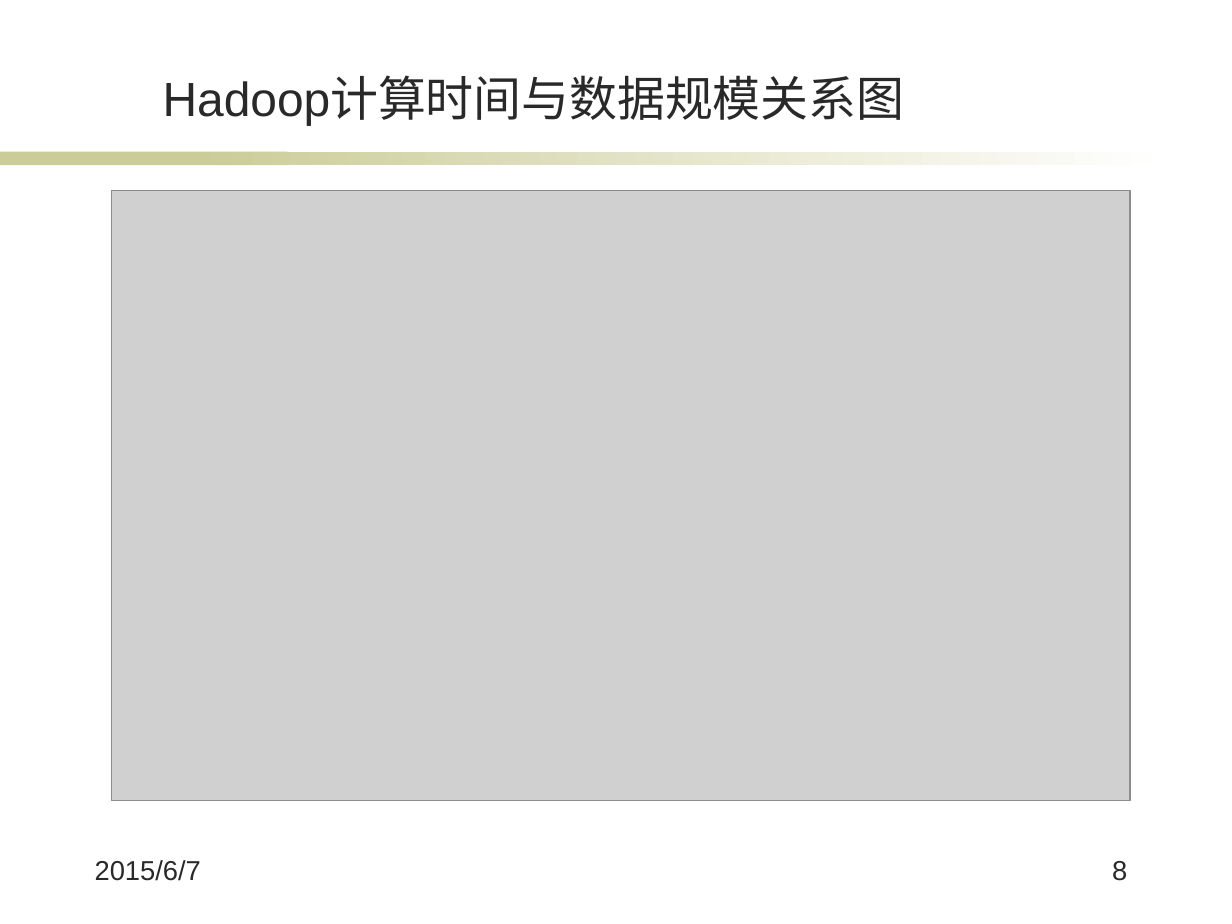
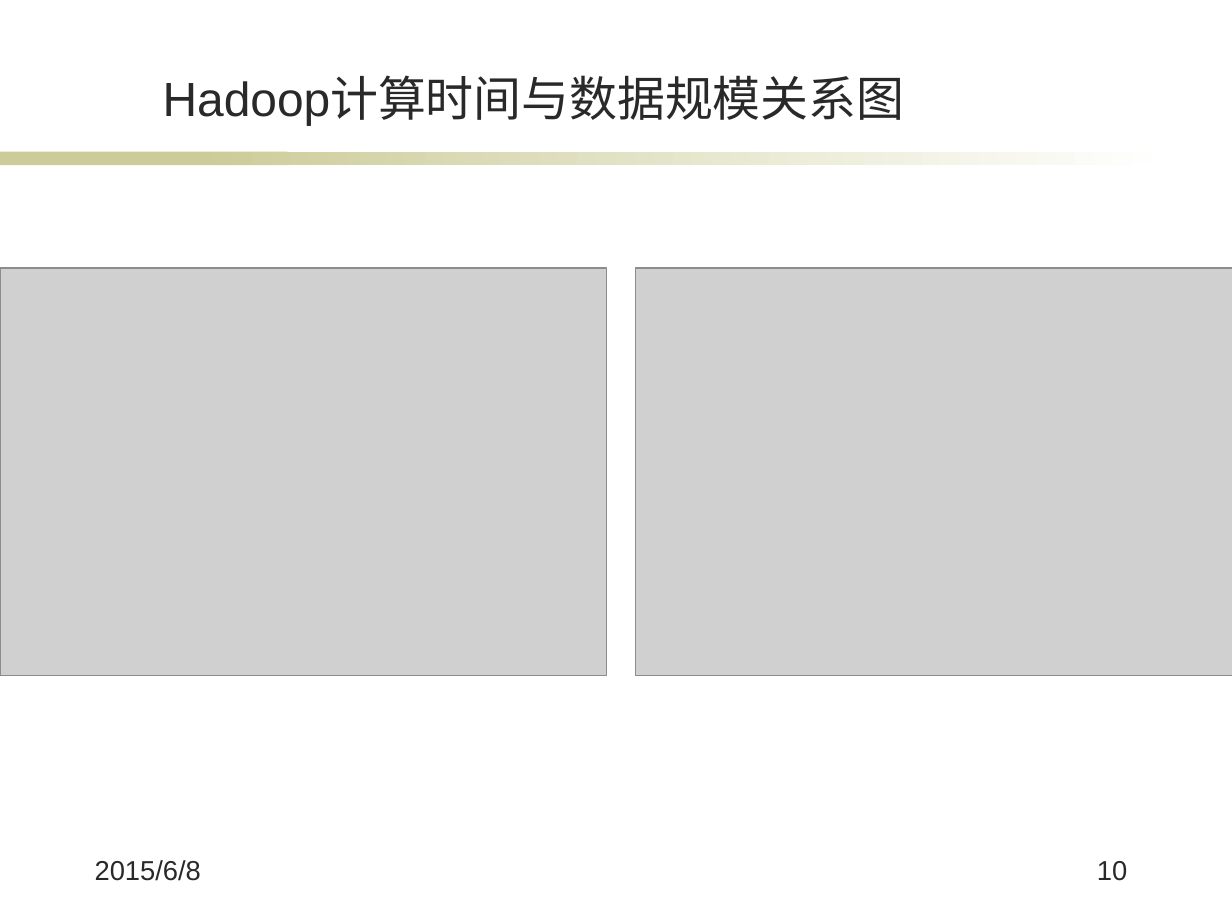
Before and after one commit to jiangxincode/thesis, a slide deck: slide 10 of 答辩.pptx (slide 8 before the commit). Drawn at 1232x924 pixels with LibreOffice and Linux fonts; fonts in the diff are those of the drawing; grey boxes stand for pictures; background and template pictures are left out. Boxes give left, top, right and bottom in pixels: in the first picture for what was removed or moved away, otherwise in the second. Text is boxed around its words. In the diff, an @@ line names an element or a change of style, - is before the commit and + after.

```diff
--- a/答辩.pptx
+++ b/答辩.pptx
@@ picture: place and size @@
-picture at <box>112,191,1131,802</box>
+picture at <box>0,269,606,676</box>
@@ picture added at <box>636,269,1232,676</box> @@
@@ text at <box>95,860,201,881</box>: text changed @@
-2015/6/7
+2015/6/8
@@ page number at <box>1097,861,1127,881</box>: text changed @@
-8
+10
```
Also in this commit, not shown: 16 other slides changed, 2 slides added, 1 slide removed, 2 other files.
